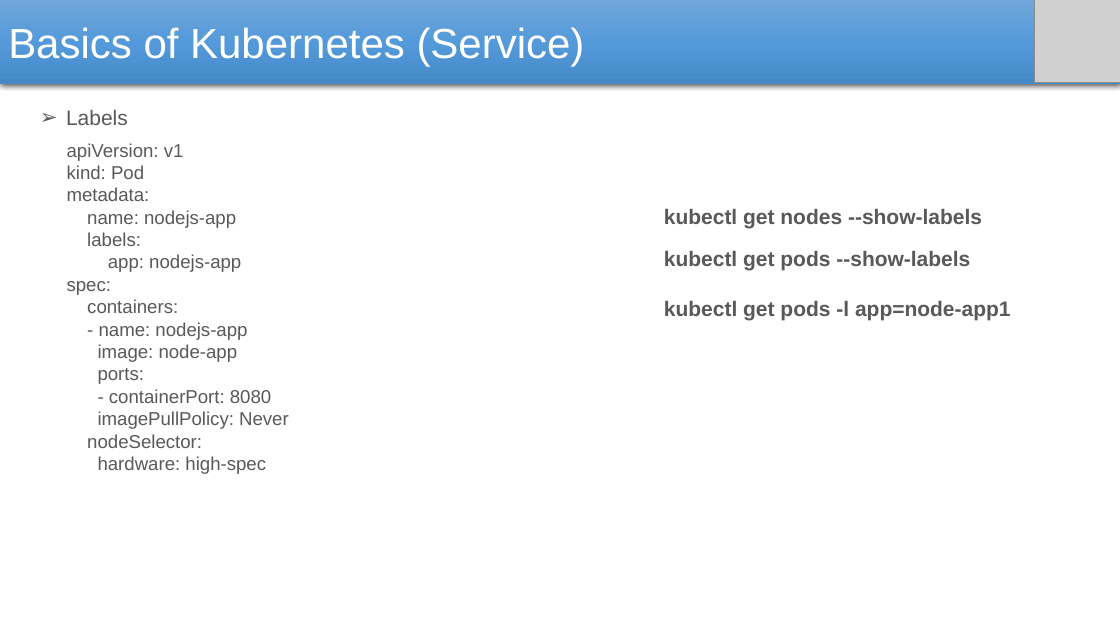
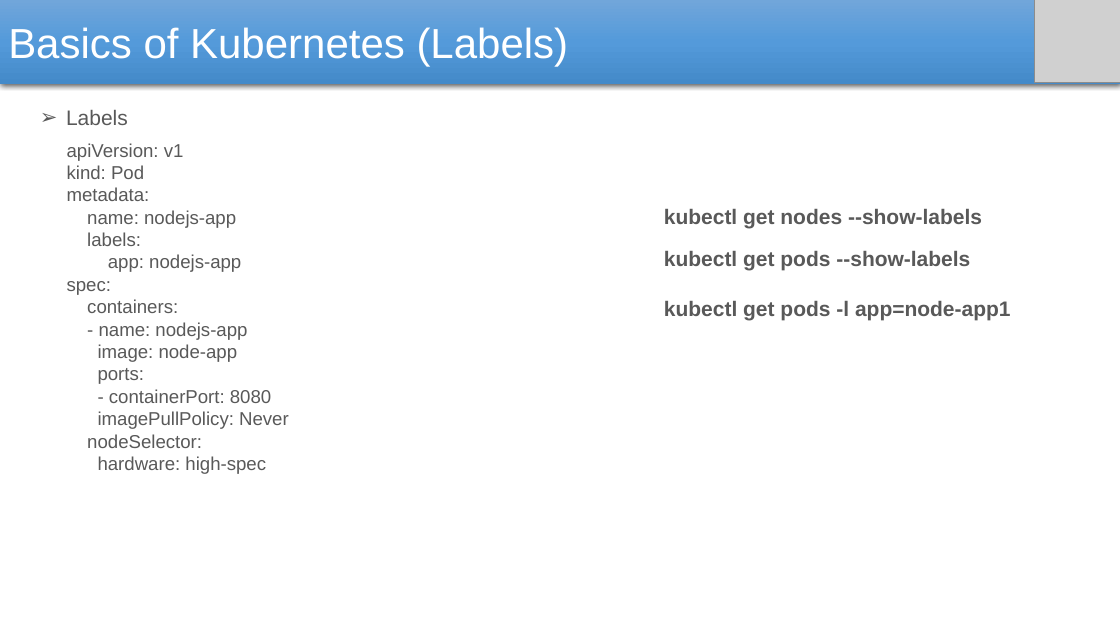
Before and after one commit to SubhadeepSen/Kubernetes-Learning, a slide deck: slide 17 of Kubernetes.pptx. Drawn at 1120x630 pixels with LibreOffice and Linux fonts; fonts in the diff are those of the drawing; grey boxes stand for pictures. Boxes give left, top, right and bottom in pixels: in the first picture for what was removed or moved away, otherwise in the second. Text is boxed around its words. In the diff, an @@ line names an element or a change of style, - is before the commit and + after.

Commit message:
updated ppt

```diff
--- a/Kubernetes.pptx
+++ b/Kubernetes.pptx
@@ text in rectangle at bbox=[8, 27, 569, 67]: text changed @@
-Basics of Kubernetes (Service)
+Basics of Kubernetes (Labels)
```
